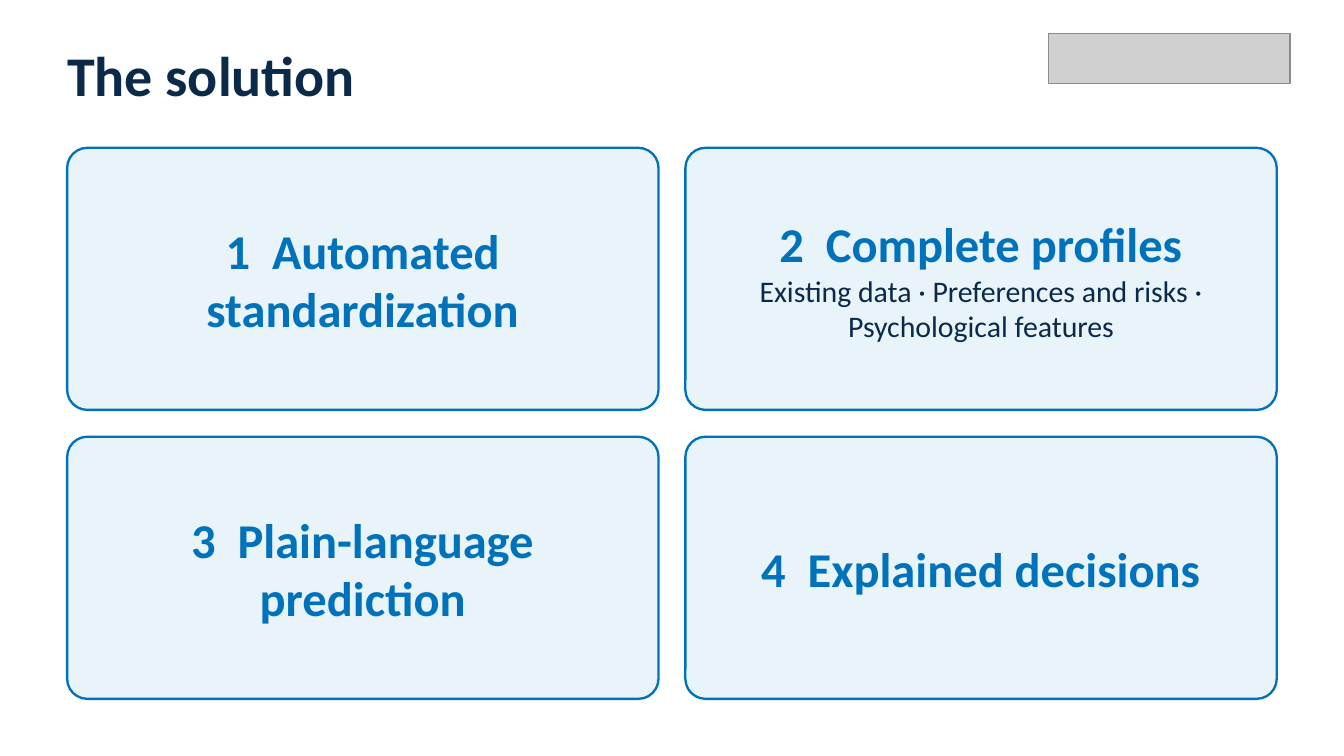
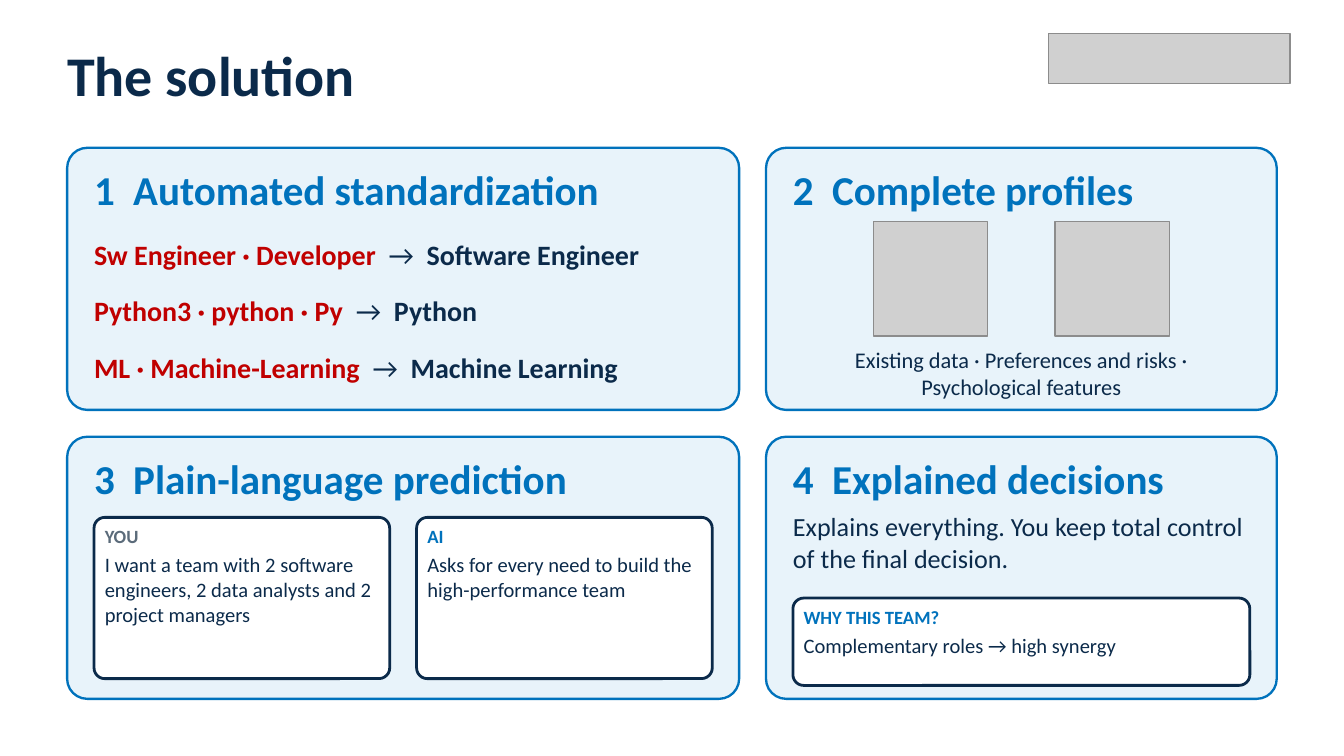
Before and after one commit to igagmol/hackaton-saturday, a slide deck: slide 3 of pitch/NTTDATA_pitch_deck.pptx. Drawn at 1344x756 pixels with LibreOffice and Linux fonts; fonts in the diff are those of the drawing; grey boxes stand for pictures. Boxes give left, top, right and bottom in pixels: in the first picture for what was removed or moved away, otherwise in the second. Text is boxed around its words. In the diff, an @@ line names an element or a change of style, - is before the commit and + after.

```diff
--- a/pitch/NTTDATA_pitch_deck.pptx
+++ b/pitch/NTTDATA_pitch_deck.pptx
@@ rounded rectangle: place and size @@
-rounded rectangle at box(67, 148, 659, 410)
+rounded rectangle at box(67, 148, 739, 410)
@@ rounded rectangle: place and size @@
-rounded rectangle at box(685, 148, 1277, 410)
+rounded rectangle at box(766, 148, 1277, 410)
@@ text added at box(793, 176, 1133, 212), 22 pt, text #0072BC, bold @@
+2 Complete profiles
@@ text at box(779, 228, 1182, 270): paragraph removed @@
-2 Complete profiles
@@ picture added at box(874, 222, 988, 336) @@
@@ picture added at box(1055, 222, 1169, 336) @@
@@ text added at box(94, 245, 639, 270), 15 pt, text #C00000, bold @@
+Sw Engineer · Developer → Software Engineer
@@ text added at box(94, 301, 477, 326), 15 pt, text #C00000, bold @@
+Python3 · python · Py → Python
@@ text added at box(94, 358, 618, 383), 15 pt, text #C00000, bold @@
+ML · Machine-Learning → Machine Learning
@@ text "Existing data · Preferences and ...": place and size @@
-text "Existing data · Preferences and ..." at box(760, 228, 1188, 342)
+text "Existing data · Preferences and ..." at box(855, 352, 1176, 399)
@@ text "Existing data · Preferences and ..." at box(855, 352, 1176, 399): size 16 to 12 pt @@
@@ rounded rectangle: place and size @@
-rounded rectangle at box(67, 437, 659, 699)
+rounded rectangle at box(67, 437, 739, 699)
@@ rounded rectangle: place and size @@
-rounded rectangle at box(685, 437, 1277, 699)
+rounded rectangle at box(766, 437, 1277, 699)
@@ size 26 to 22 pt; alignment centre to left in 3 elements at box(94, 176, 599, 206), box(94, 465, 567, 501), box(793, 465, 1164, 501) @@
@@ text "4 Explained decisions": place and size @@
-text "4 Explained decisions" at box(761, 553, 1200, 595)
+text "4 Explained decisions" at box(793, 465, 1164, 501)
@@ rounded rectangle added at box(94, 517, 390, 679), fill #FFFFFF, outline #0B2A4A 1.5 pt @@
@@ text added at box(105, 531, 139, 543), 10 pt, text #5B6B7A, bold @@
+YOU
@@ rounded rectangle added at box(417, 517, 712, 679), fill #FFFFFF, outline #0B2A4A 1.5 pt @@
@@ text added at box(427, 531, 443, 543), 10 pt, text #0072BC, bold @@
+AI
@@ text added at box(793, 518, 1242, 568), 14 pt, text #0B2A4A @@
+Explains everything. You keep total control of the final decision.
@@ text added at box(105, 557, 371, 626), 11 pt, text #0B2A4A @@
+I want a team with 2 software engineers, 2 data analysts and 2 project managers
@@ text added at box(427, 557, 692, 601), 11 pt, text #0B2A4A @@
+Asks for every need to build the high-performance team
@@ rounded rectangle added at box(793, 598, 1250, 685), fill #FFFFFF, outline #0B2A4A 1.5 pt @@
@@ text added at box(804, 611, 939, 624), 10 pt, text #0072BC, bold @@
+WHY THIS TEAM?
@@ text added at box(804, 638, 1116, 657), 11 pt, text #0B2A4A @@
+Complementary roles → high synergy
```
Also in this commit, not shown: 2 other slides changed, 5 other files.
